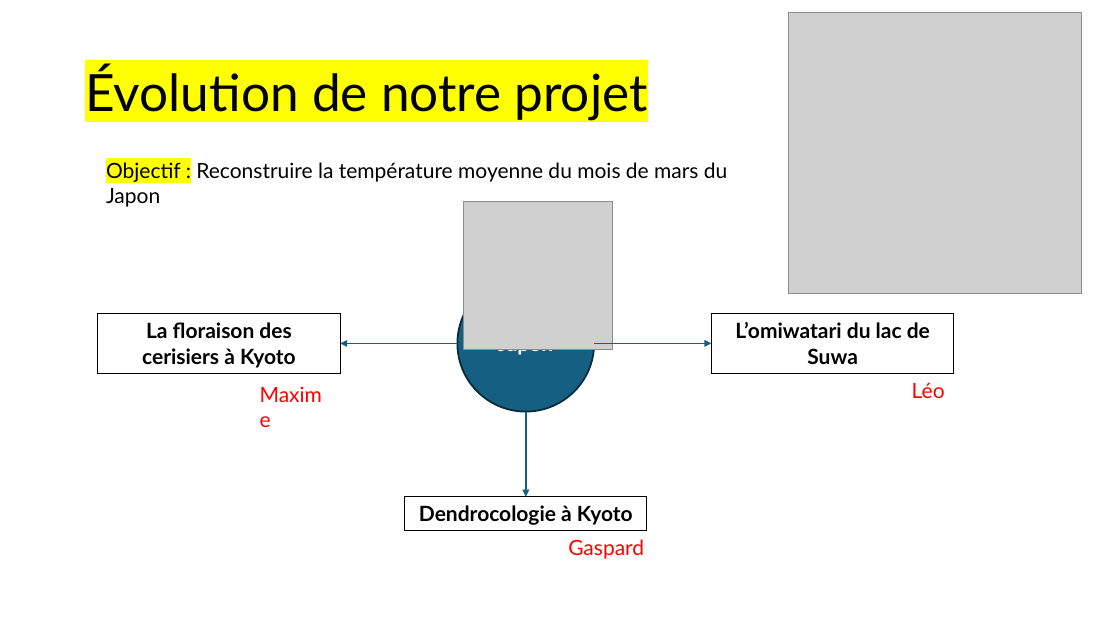
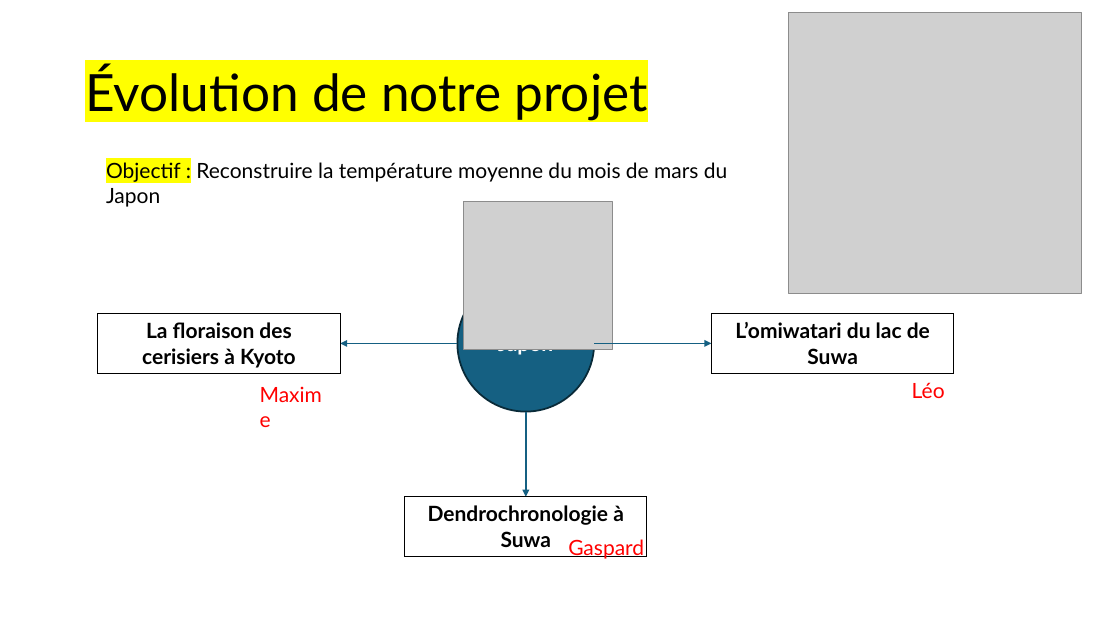
Before and after one commit to maxime-sfn/paleoclimat, a slide deck: slide 4 of PALEOCLIMATOLOGIE_presentation_DU_PROEJET.pptx. Drawn at 1120x630 pixels with LibreOffice and Linux fonts; fonts in the diff are those of the drawing; grey boxes stand for pictures. Boxes give left, top, right and bottom in pixels: in the first picture for what was removed or moved away, otherwise in the second. Text is boxed around its words. In the diff, an @@ line names an element or a change of style, - is before the commit and + after.

```diff
--- a/PALEOCLIMATOLOGIE_presentation_DU_PROEJET.pptx
+++ b/PALEOCLIMATOLOGIE_presentation_DU_PROEJET.pptx
@@ rectangle "Dendrochronologie à Suwa": place and size @@
-rectangle "Dendrochronologie à Suwa" at (405, 497, 648, 530)
+rectangle "Dendrochronologie à Suwa" at (405, 497, 648, 556)
@@ text in rectangle at (428, 505, 624, 547): text changed @@
-Dendrocologie à Kyoto
+Dendrochronologie à Suwa
```
Also in this commit, not shown: 17 other slides changed.
